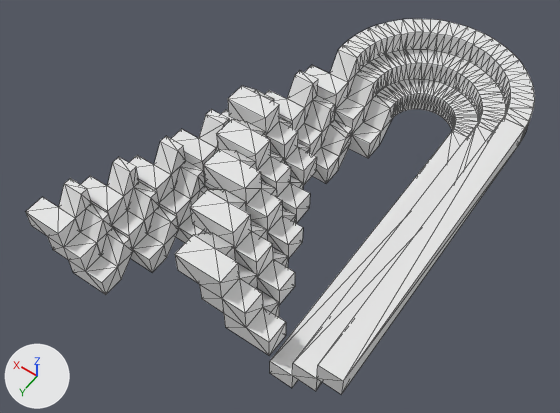
Renders of the OBJ model src/models/puerta.obj from each side of a commit.
Before and after are seen from a 50 mm camera at (-61.0, 51.3, 101.5) aimed at (1.1, -35.6, -35.1). Every picture has the same lights, and +X, +Y and +Z are marked at lower left. Mesh edges are drawn as thin lines. Where no turn or scale is listed for an object, it has been applied to the vertices. Vertices at the same position are counted once.

The scene before the commit, as lines of its bpy script (objects in view):
```python
me_obj_0 = bpy.data.meshes.new('obj_0')
me_obj_0.from_pydata(...)  # 1401 vertices, 3077 faces; spans x -37.0..43.0, y -92.5..0.0, z -46.0..-9.0
me_obj_0.materials.append(mat_color_16089887)  # white #e7e7e7
ob_obj_0 = bpy.data.objects.new('obj_0', me_obj_0)
ob_obj_0.location = (0.0, 0.0, 0.0)
```
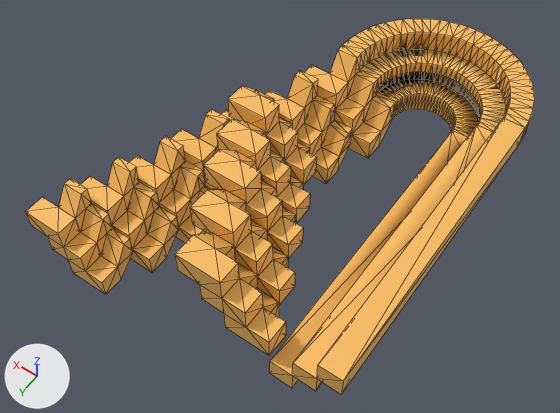
The newer file is also turned or shifted as a whole; pictures and numbers use the older file's frame.

Edits to the bpy script that builds the scene:
```text
Add mat_puerta:
    mat_puerta = principled_material('puerta')
    mat_puerta.base_color = (0.961, 0.514, 0.122)  # orange #fbbe62
Change me_obj_0:
    where me_obj_0.from_pydata(...)  # 1401 vertices, 3077 faces; spans x -37.0..43.0, y -92.5..0.0, z -46.0..-9.0
    used by ob_obj_0; location = (0.0, 0.0, 0.0)
    remove me_obj_0.materials.append(mat_color_16089887)  # white #e7e7e7
    me_obj_0 part 1: 3050 of the faces centred in x -37.0..43.0, y -92.5..0.0, z -46.0..-9.0 are now shaded smooth
    add me_obj_0.materials.append(mat_puerta)  # orange #fbbe62
```

Where the change shows, as pixel boxes (x1, y1, x2, y2) in the pictures (560 x 413 px):
'obj_0', recoloured, shading changed (white to orange)
    both: (26, 19, 535, 394)
